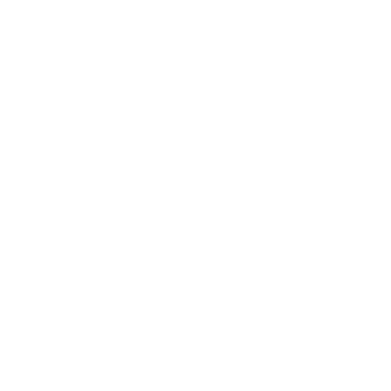
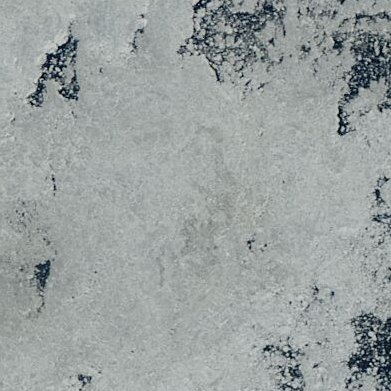
Comparing the layer stacks of the two 391 × 391 images. Changes:
added layer "198_chukchi-east_siberian_sea_100km_20050730.terra.truecolor.250m" above "Background" over [0, 0, 391, 391]
